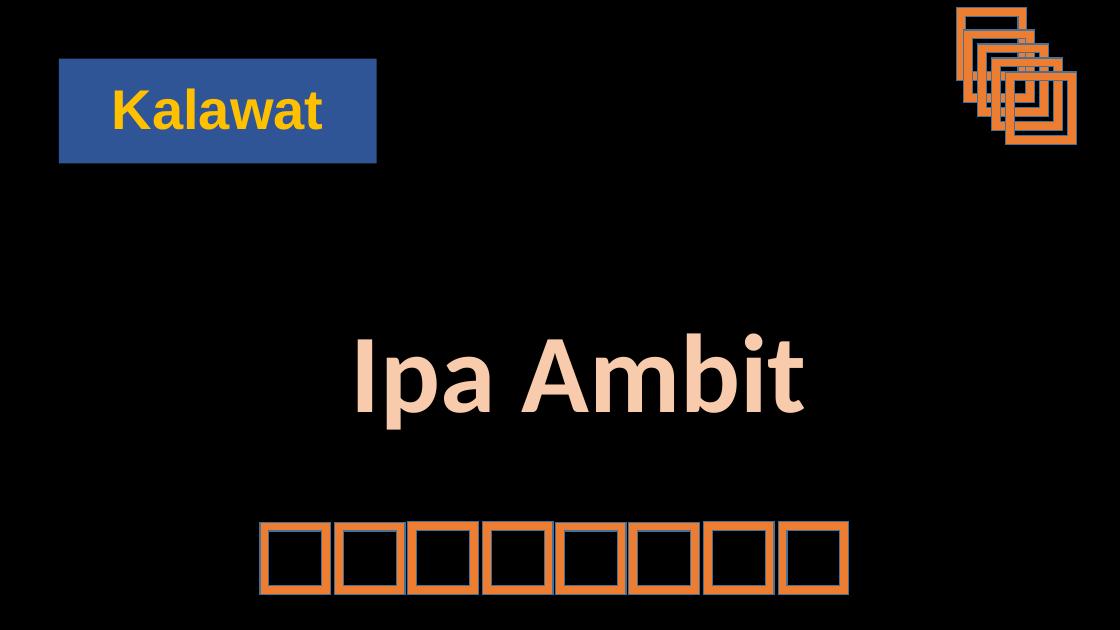
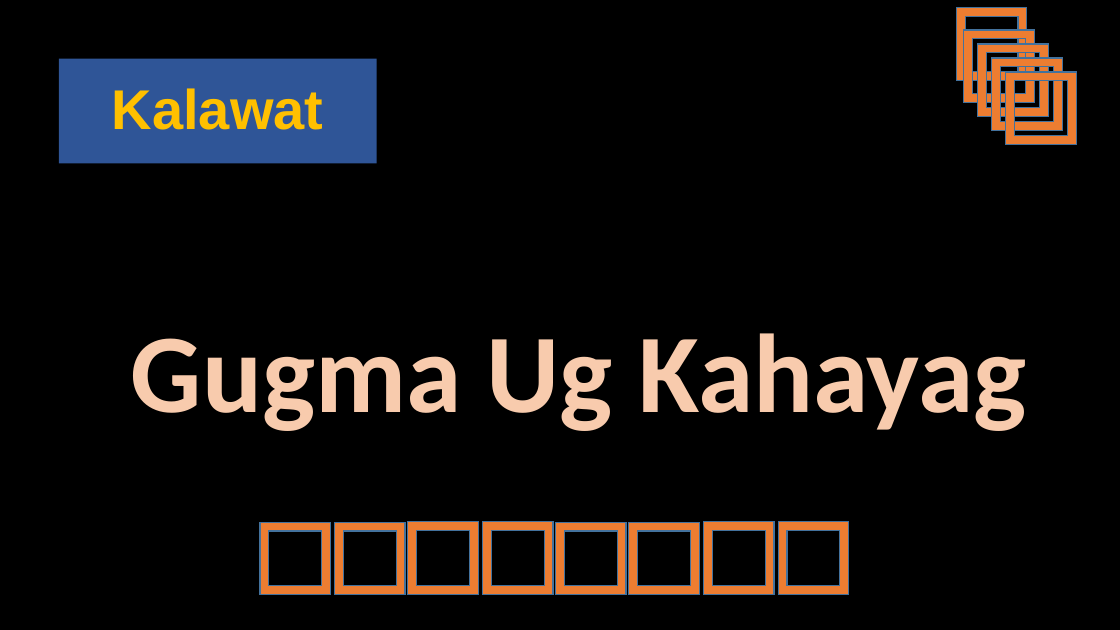
Before and after one commit to CHRISTIANARIBAL/Simbahan, a slide deck: slide 100 of 2Permanent/Final Na Ni.pptx. Drawn at 1120x630 pixels with LibreOffice and Linux fonts; fonts in the diff are those of the drawing. Boxes give left, top, right and bottom in pixels: in the first picture for what was removed or moved away, otherwise in the second. Text is boxed around its words. In the diff, an @@ line names an element or a change of style, - is before the commit and + after.

```diff
--- a/2Permanent/Final Na Ni.pptx
+++ b/2Permanent/Final Na Ni.pptx
@@ text at (131,333,1026,431): text changed @@
-  Ipa Ambit
+  Gugma Ug Kahayag
```
Also in this commit, not shown: 6 other slides changed, 34 slides added, 13 slides removed.
